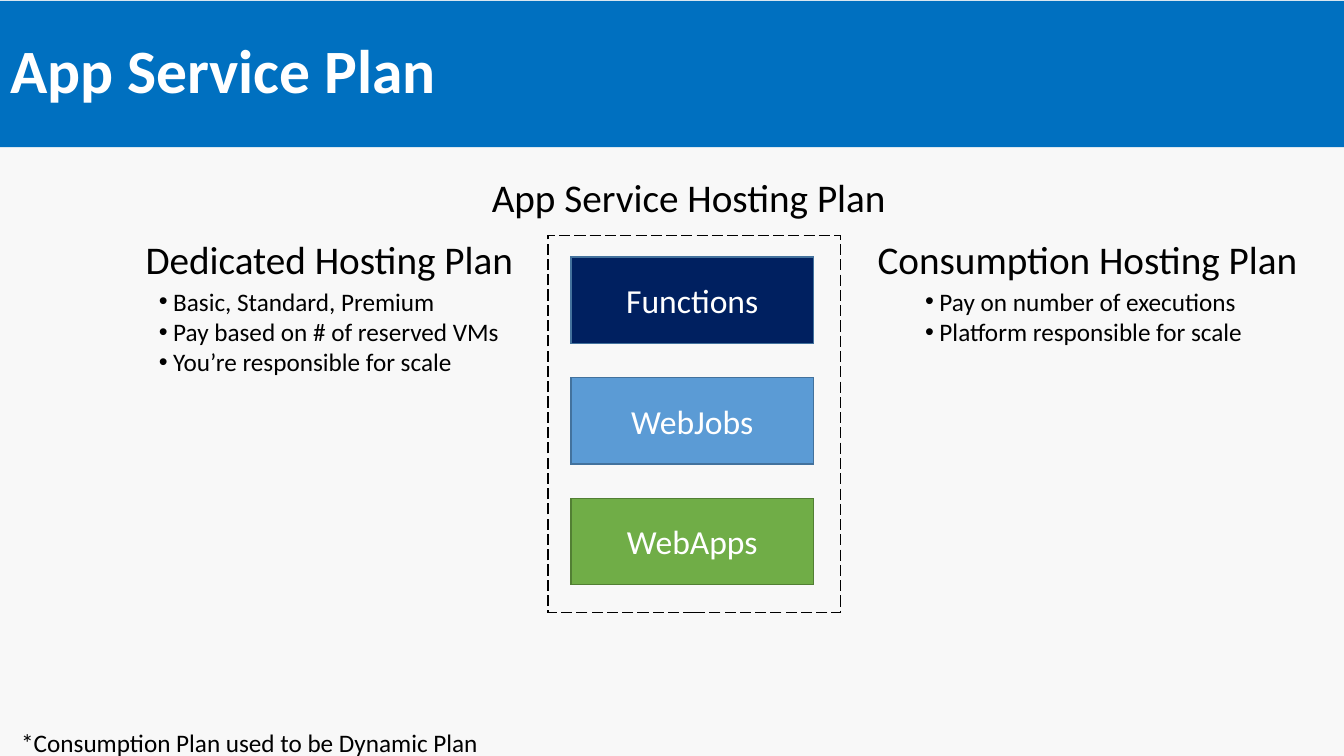
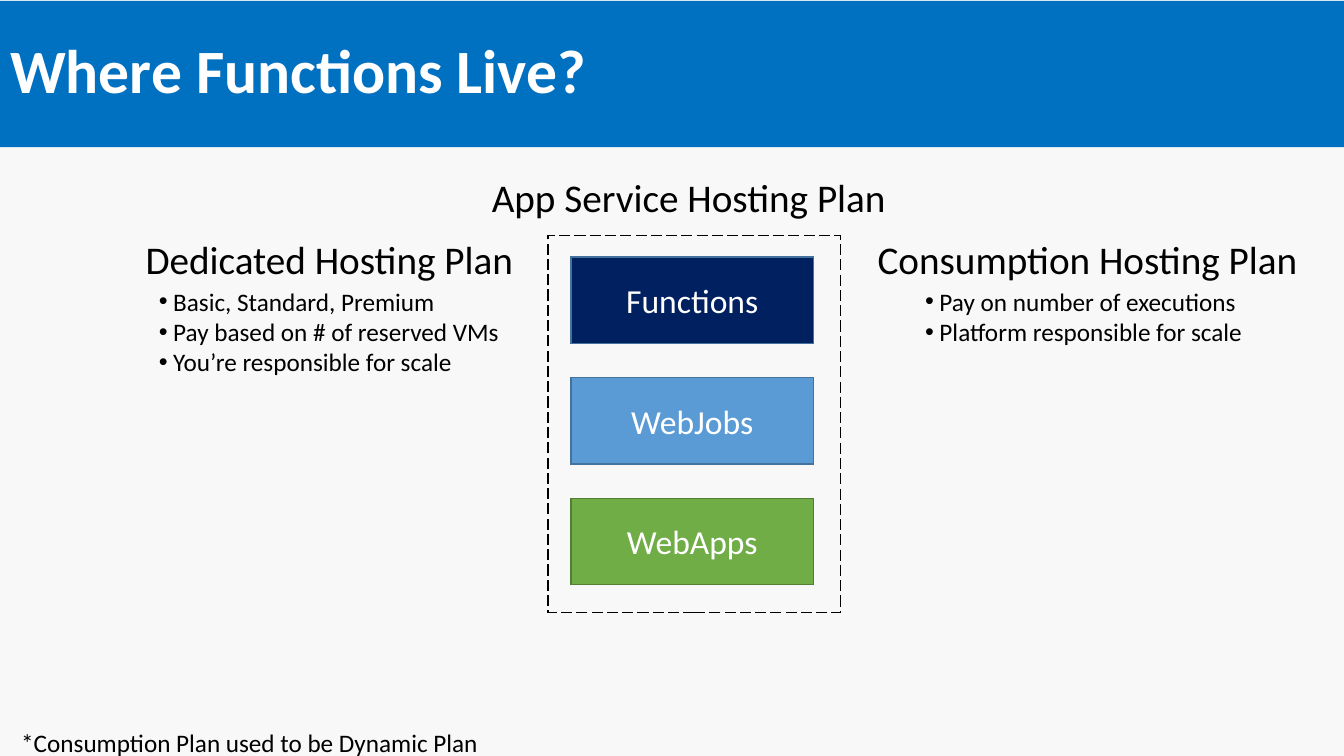
Before and after one commit to SeanFeldman/AzureFunctions-DotNet-YYC, a slide deck: slide 4 of AzureFunctions.pptx. Drawn at 1344x756 pixels with LibreOffice and Linux fonts; fonts in the diff are those of the drawing. Boxes give left, top, right and bottom in pixels: in the first picture for what was removed or moved away, otherwise in the second. Text is boxed around its words. In the diff, an @@ line names an element or a change of style, - is before the commit and + after.

```diff
--- a/AzureFunctions.pptx
+++ b/AzureFunctions.pptx
@@ title at (x1=10, y1=49, x2=586, y2=94): text changed @@
-App Service Plan
+Where Functions Live?
```
Also in this commit, not shown: 2 other slides changed.
